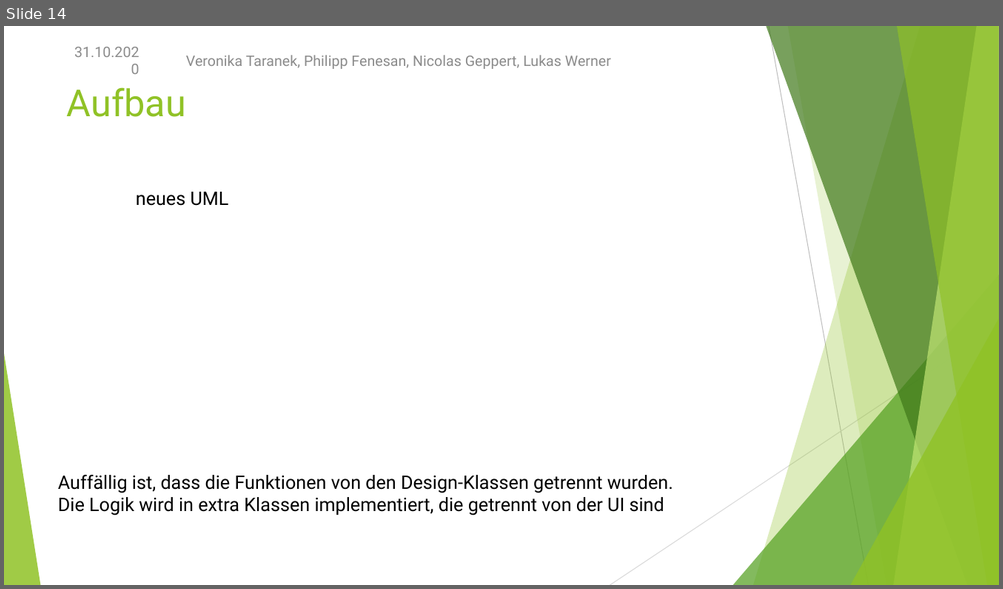
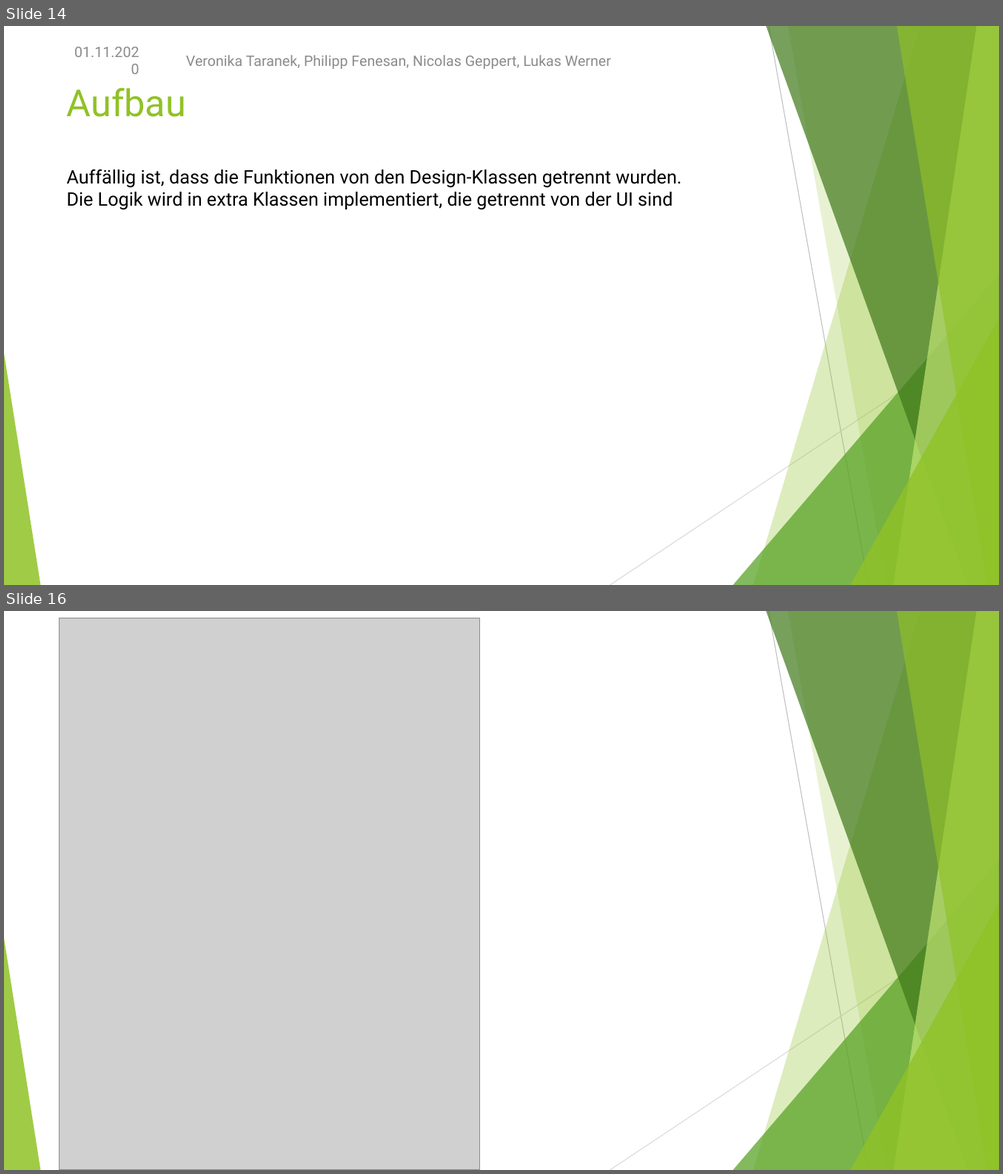
Before and after one commit to NicoGep/Programming_Project, a slide deck: presentation/wanderoo – Gruppe 3.pptx. Shown one above the other, each under a label of ours: slide 14 before the commit, slides 14 and 16 after it; the slides between them are not shown. The pictures are 1003x589 and 1003x1174 pixels, drawn with LibreOffice and Linux fonts; fonts in the diff are those of the drawing; grey boxes stand for pictures. Boxes give left, top, right and bottom in pixels: in the first picture for what was removed or moved away, otherwise in the second. Text is boxed around its words. In the diff, an @@ line names an element or a change of style, - is before the commit and + after.

```diff
--- a/presentation/wanderoo – Gruppe 3.pptx
+++ b/presentation/wanderoo – Gruppe 3.pptx
@@ slide 16 added at box(4, 611, 999, 1170), background #FFFFFF; not listed: 10 template elements that a slide beside it also shows @@
@@ text added at box(60, 629, 147, 661), 14 pt, text #8C8C8C @@
+01.11.2020
@@ picture added at box(60, 618, 479, 1170) @@
@@ slide 14 changed as well @@
@@ text at box(74, 47, 139, 57): text changed @@
-31.10.2020
+01.11.2020
@@ text "Auffällig ist, dass die Funktionen ...": place and size @@
-text "Auffällig ist, dass die Funktionen ..." at box(58, 475, 673, 516)
+text "Auffällig ist, dass die Funktionen ..." at box(67, 170, 681, 210)
@@ text removed at box(136, 192, 229, 206) @@
-neues UML
```
Also in this commit, not shown: 12 other slides changed, 1 other slide added.
